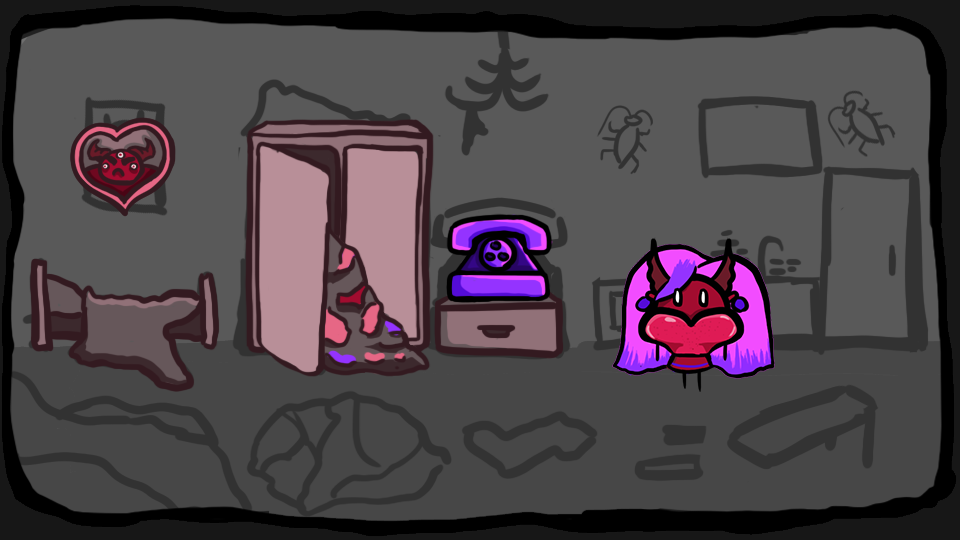
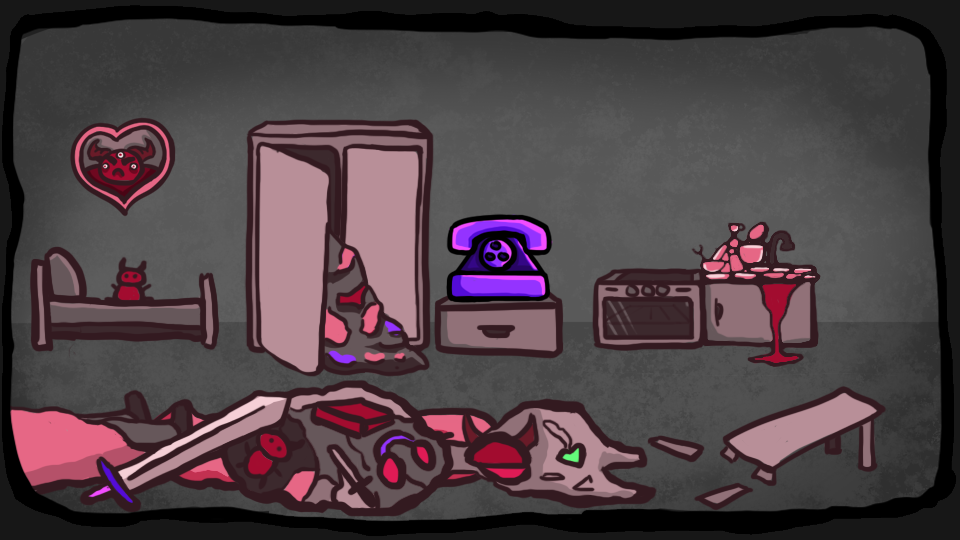
Layer changes from the first 960px x 540px image to the second:
removed layer "Character" over left=612, top=237, right=775, bottom=392
hid "portrait_good" over left=70, top=117, right=176, bottom=217
hid "Bed_bad", painted on it over left=29, top=258, right=220, bottom=392
showed "Bed_good" over left=29, top=246, right=220, bottom=365
added group "Oven" (1st of 2) with 1 layers above "Sink" over left=592, top=267, right=706, bottom=351
added layer "Oven" (2nd of 2, in "Oven") in group "Oven" over left=592, top=267, right=706, bottom=351
added group "Sink" with 2 layers above "Table" over left=682, top=221, right=821, bottom=368
added layer "sink_bad" in group "Sink" over left=682, top=221, right=821, bottom=368
added group "Table" with 2 layers above "Garbage" over left=647, top=376, right=903, bottom=511
added layer "Table_bad" in group "Table" over left=647, top=385, right=888, bottom=511
added group "Garbage" with 2 layers above "sketch" over left=10, top=256, right=659, bottom=521
added layer "garbage_bad" in group "Garbage" over left=10, top=375, right=659, bottom=521
added layer "Garbage_good" in group "Garbage" over left=103, top=256, right=512, bottom=496
hid "sketch" over left=10, top=18, right=942, bottom=520
removed layer "Layer 1" over left=10, top=18, right=942, bottom=521
painted on "Background" over left=10, top=18, right=942, bottom=521
